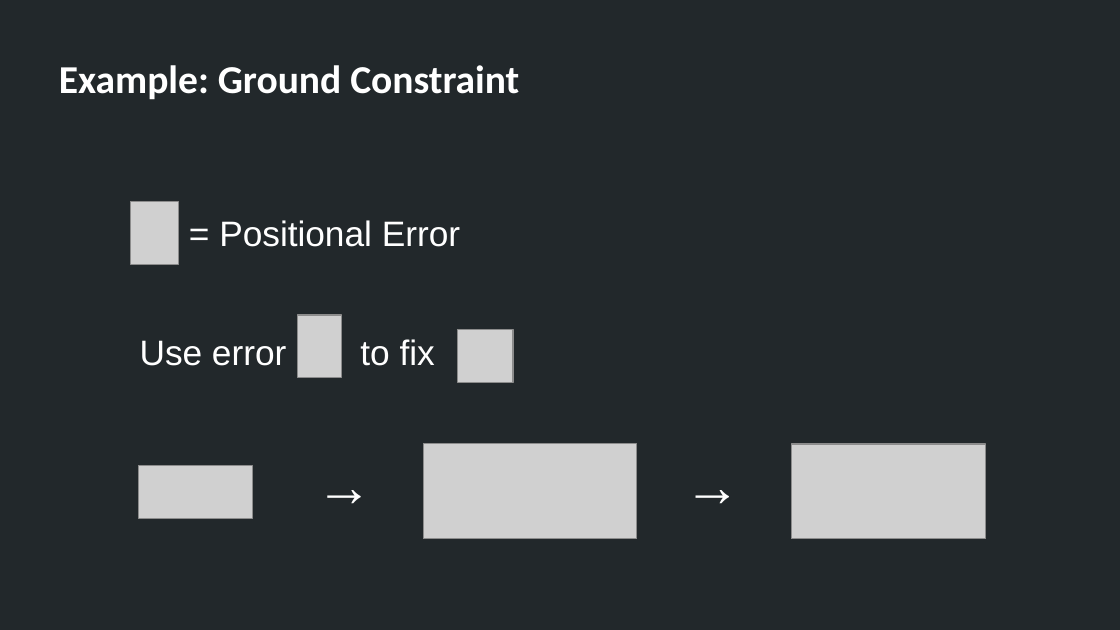
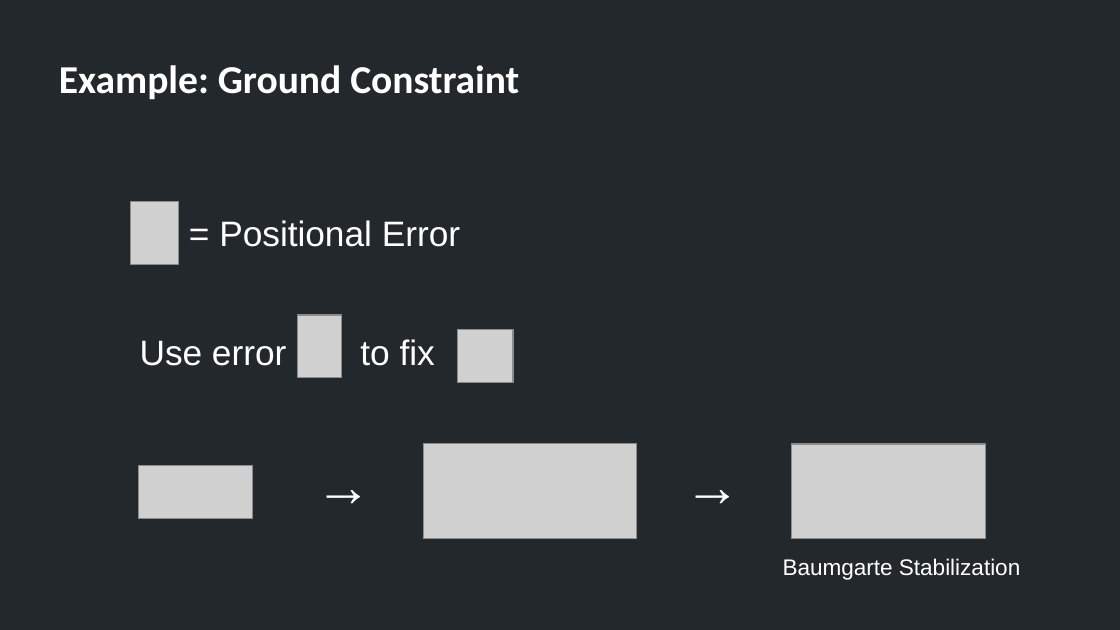
Before and after one commit to TheAllenChou/unity-physics-constraints, a slide deck: slide 7 of slides/01-constraint-basics-english.odp. Drawn at 1120x630 pixels with LibreOffice and Linux fonts; fonts in the diff are those of the drawing; grey boxes stand for pictures. Boxes give left, top, right and bottom in pixels: in the first picture for what was removed or moved away, otherwise in the second. Text is boxed around its words. In the diff, an @@ line names an element or a change of style, - is before the commit and + after.

```diff
--- a/slides/01-constraint-basics-english.odp
+++ b/slides/01-constraint-basics-english.odp
@@ text added at [783, 558, 1020, 580], 16 pt, text #FFFFFF @@
+Baumgarte Stabilization
```
Also in this commit, not shown: 2 other slides changed, 1 slide added, 2 slides removed, 7 other files.
